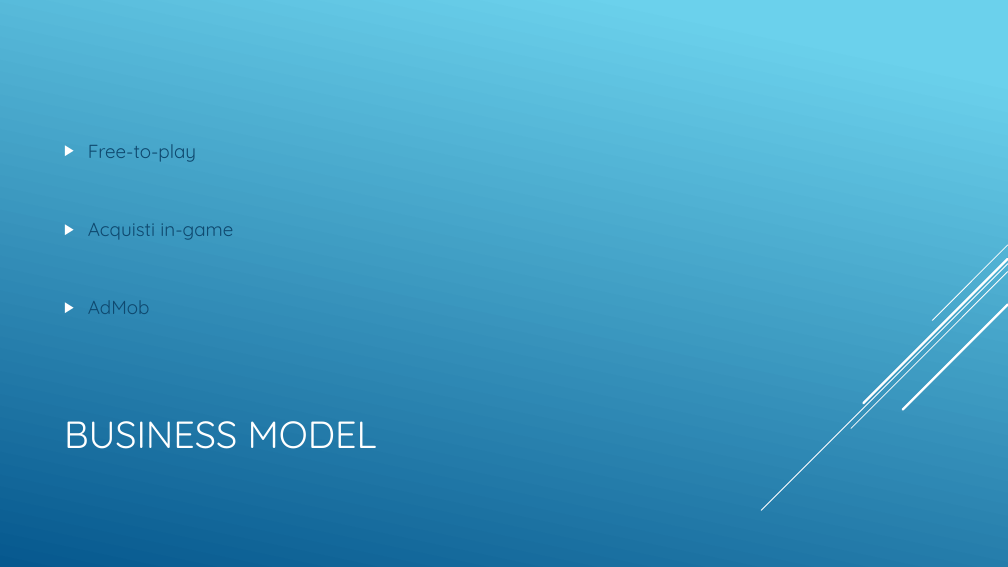
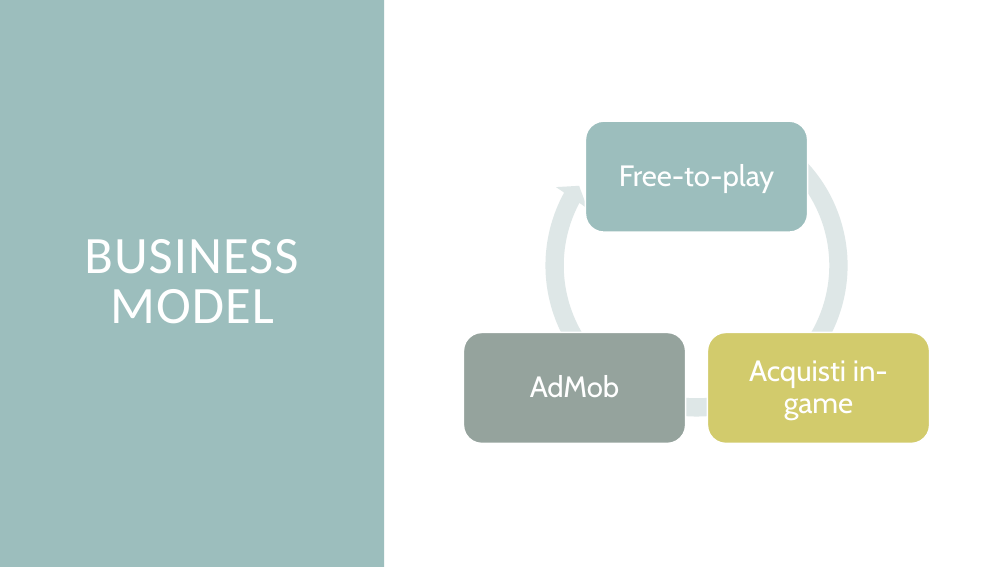
Before and after one commit to mirkoalicastro/outta-my-circle, a slide deck: slide 9 of Pitch/PITCH.pptx. Drawn at 1008x567 pixels with LibreOffice and Linux fonts; fonts in the diff are those of the drawing. Boxes give left, top, right and bottom in pixels: in the first picture for what was removed or moved away, otherwise in the second. Text is boxed around its words. In the diff, an @@ line names an element or a change of style, - is before the commit and + after.

Commit message:
Updated theme

```diff
--- a/Pitch/PITCH.pptx
+++ b/Pitch/PITCH.pptx
@@ background gradient #6ED2EB to #06588E to #FFFFFF @@
@@ rectangle added at [0, 0, 384, 567], fill #9CBEBD @@
@@ title "BUSINESS MODEL": place and size @@
-title "BUSINESS MODEL" at [64, 421, 377, 449]
+title "BUSINESS MODEL" at [84, 239, 298, 323]
@@ title "BUSINESS MODEL" at [84, 239, 298, 323]: size 36 to 50 pt, font Quicksand to Calibri, letter spacing 0 to 1 pt; alignment left to centre; line spacing 1 to 0.8 @@
@@ text removed at [88, 144, 233, 314] @@
-▶ Free-to-play
-▶ Acquisti in-game
-▶ AdMob
@@ group removed at [761, 245, 1008, 510]: 5 lines @@
@@ group added at [464, 104, 930, 444]: 3 rounded rectangles, 3 texts, 1 circular arrow @@
+Free-to-play
+Acquisti in-game
+AdMob
```
Also in this commit, not shown: 8 other slides changed.
